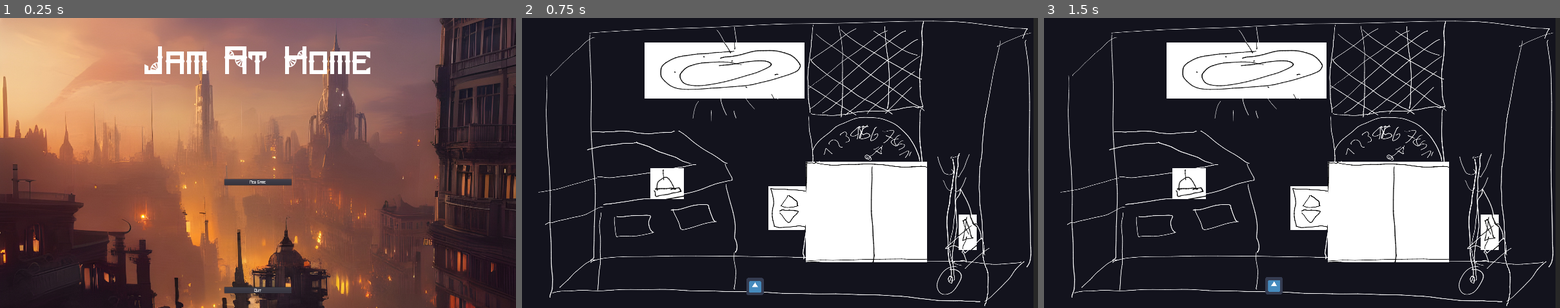
Above: before the commit, frames 1-3 (left to right).
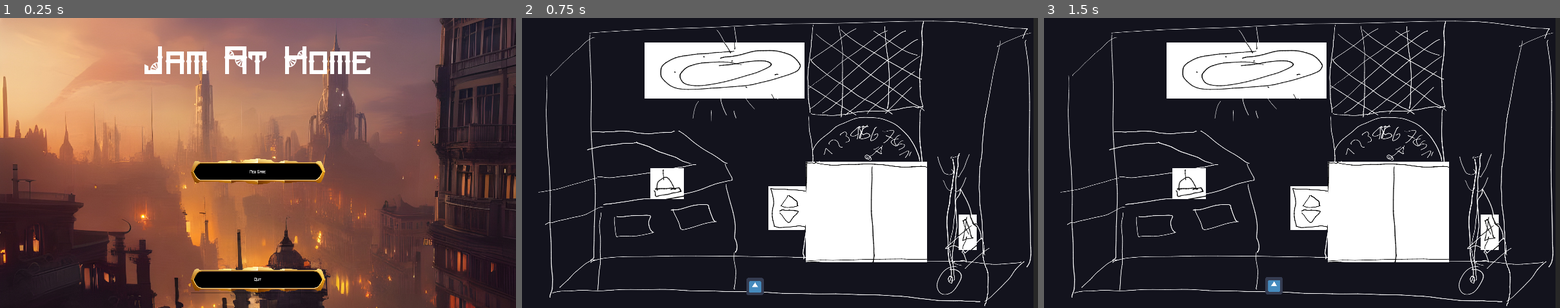
Above: after the commit, the same moments.

Repository: chippmann/dampfmechanische-einstellung
Game: Godot game, scene res://ui/menu/main_menu/MainMenu.tscn
Two runs of this game, one before a commit and one after it. Both use one fixed random seed, a clock stepped at 60 frames per second and the inputs below. The engine's default icon, where the game draws it, is replaced by a stand-in: a white triangle on a blue panel in a dark square. Sound files missing from this copy of the repository are replaced by a short silence.
Inputs (mouse positions are in pixels of both pictures, inside the frame that each line leads up to):
- Up to frame 1 (0.25 s): no input
- Up to frame 2 (0.75 s): click "New Game" at 0.5 s
- Up to frame 3 (1.5 s): click (1245, 70) at 1.25 s

The runs differ from the first frame. In frame 1, 3.9% of the frame differs, in the area x 37-63%, y 48-96%; in frame 2, nothing differs; in frame 3, nothing differs.

Commit message:
Add custom buttons

Diff:
--- /dev/null
+++ b/ui/menu/BaseButton.tscn
@@ -0,0 +1,19 @@
+[gd_scene load_steps=2 format=2]
+
+[ext_resource path="res://assets/texture/UiElement/buttonAndInventoryBackground.png" type="Texture" id=1]
+
+[node name="Button" type="Button"]
+anchor_right = 1.0
+anchor_bottom = 1.0
+flat = true
+
+[node name="NinePatchRect" type="NinePatchRect" parent="."]
+anchor_right = 1.0
+anchor_bottom = 1.0
+size_flags_horizontal = 3
+size_flags_vertical = 3
+texture = ExtResource( 1 )
+patch_margin_left = 100
+patch_margin_top = 134
+patch_margin_right = 100
+patch_margin_bottom = 134
--- /dev/null
+++ b/ui/menu/main_menu/ButtonStylebox.tres
@@ -0,0 +1,15 @@
+[gd_resource type="StyleBoxTexture" load_steps=2 format=2]
+
+[ext_resource path="res://assets/texture/UiElement/buttonAndInventoryBackground.png" type="Texture" id=1]
+
+[resource]
+content_margin_left = 20.0
+content_margin_right = 20.0
+content_margin_top = 10.0
+content_margin_bottom = 10.0
+texture = ExtResource( 1 )
+region_rect = Rect2( 0, 0, 867, 267 )
+margin_left = 100.0
+margin_right = 100.0
+margin_top = 131.942
+margin_bottom = 128.748
--- a/ui/menu/main_menu/MainMenu.tscn
+++ b/ui/menu/main_menu/MainMenu.tscn
@@ -9,6 +9,7 @@
 [ext_resource path="res://assets/texture/MainMenu/SteampunkCitySkylines01.jpg" type="Texture" id=7]
 [ext_resource path="res://ui/menu/main_menu/AnimationPlayer.gd" type="Script" id=8]
 [ext_resource path="res://assets/fonts/SteamWheel_h1.tres" type="DynamicFont" id=9]
+[ext_resource path="res://ui/menu/main_menu/ButtonStylebox.tres" type="StyleBox" id=10]
 
 [sub_resource type="Animation" id=1]
 resource_name = "Default"
@@ -176,50 +177,60 @@
 align = 1
 
 [node name="VBoxContainer" type="VBoxContainer" parent="MarginContainer/VBoxContainer"]
-margin_top = 527.0
-margin_right = 1824.0
-margin_bottom = 613.0
+margin_top = 414.0
+margin_right = 1824.0
+margin_bottom = 650.0
 size_flags_vertical = 6
 
 [node name="MarginContainer" type="MarginContainer" parent="MarginContainer/VBoxContainer/VBoxContainer"]
 margin_right = 1824.0
-margin_bottom = 41.0
+margin_bottom = 116.0
 custom_constants/margin_right = 8
 custom_constants/margin_top = 8
 custom_constants/margin_left = 8
 custom_constants/margin_bottom = 8
 
 [node name="NewGameButton" type="Button" parent="MarginContainer/VBoxContainer/VBoxContainer/MarginContainer"]
-margin_left = 787.0
+margin_left = 662.0
 margin_top = 8.0
-margin_right = 1037.0
-margin_bottom = 33.0
-rect_min_size = Vector2( 250, 0 )
+margin_right = 1162.0
+margin_bottom = 108.0
+rect_min_size = Vector2( 500, 100 )
 size_flags_horizontal = 4
+custom_styles/hover = ExtResource( 10 )
+custom_styles/pressed = ExtResource( 10 )
+custom_styles/focus = ExtResource( 10 )
+custom_styles/disabled = ExtResource( 10 )
+custom_styles/normal = ExtResource( 10 )
 text = "New Game"
 script = ExtResource( 2 )
 
 [node name="MarginContainer2" type="MarginContainer" parent="MarginContainer/VBoxContainer/VBoxContainer"]
-margin_top = 45.0
-margin_right = 1824.0
-margin_bottom = 86.0
+margin_top = 120.0
+margin_right = 1824.0
+margin_bottom = 236.0
 custom_constants/margin_right = 8
 custom_constants/margin_top = 8
 custom_constants/margin_left = 8
 custom_constants/margin_bottom = 8
 
 [node name="ContinueButton" type="Button" parent="MarginContainer/VBoxContainer/VBoxContainer/MarginContainer2"]
-margin_left = 787.0
+margin_left = 662.0
 margin_top = 8.0
-margin_right = 1037.0
-margin_bottom = 33.0
-rect_min_size = Vector2( 250, 0 )
+margin_right = 1162.0
+margin_bottom = 108.0
+rect_min_size = Vector2( 500, 100 )
 size_flags_horizontal = 4
+custom_styles/hover = ExtResource( 10 )
+custom_styles/pressed = ExtResource( 10 )
+custom_styles/focus = ExtResource( 10 )
+custom_styles/disabled = ExtResource( 10 )
+custom_styles/normal = ExtResource( 10 )
 text = "Continue"
 script = ExtResource( 1 )
 
 [node name="MarginContainer3" type="MarginContainer" parent="MarginContainer/VBoxContainer"]
-margin_top = 943.0
+margin_top = 868.0
 margin_right = 1824.0
 margin_bottom = 984.0
 size_flags_vertical = 0
@@ -229,12 +240,17 @@
 custom_constants/margin_bottom = 8
 
 [node name="QuitButton" type="Button" parent="MarginContainer/VBoxContainer/MarginContainer3"]
-margin_left = 787.0
+margin_left = 662.0
 margin_top = 8.0
-margin_right = 1037.0
-margin_bottom = 33.0
-rect_min_size = Vector2( 250, 0 )
+margin_right = 1162.0
+margin_bottom = 108.0
+rect_min_size = Vector2( 500, 100 )
 size_flags_horizontal = 4
+custom_styles/hover = ExtResource( 10 )
+custom_styles/pressed = ExtResource( 10 )
+custom_styles/focus = ExtResource( 10 )
+custom_styles/disabled = ExtResource( 10 )
+custom_styles/normal = ExtResource( 10 )
 text = "Quit"
 script = ExtResource( 3 )
 
Binary file added: assets/texture/UiElement/buttonAndInventoryBackground.png
Not shown, added: assets/texture/UiElement/buttonAndInventoryBackground.png.import
Not shown: 1 places in ui/menu/main_menu/MainMenu.tscn that only renumber resources
